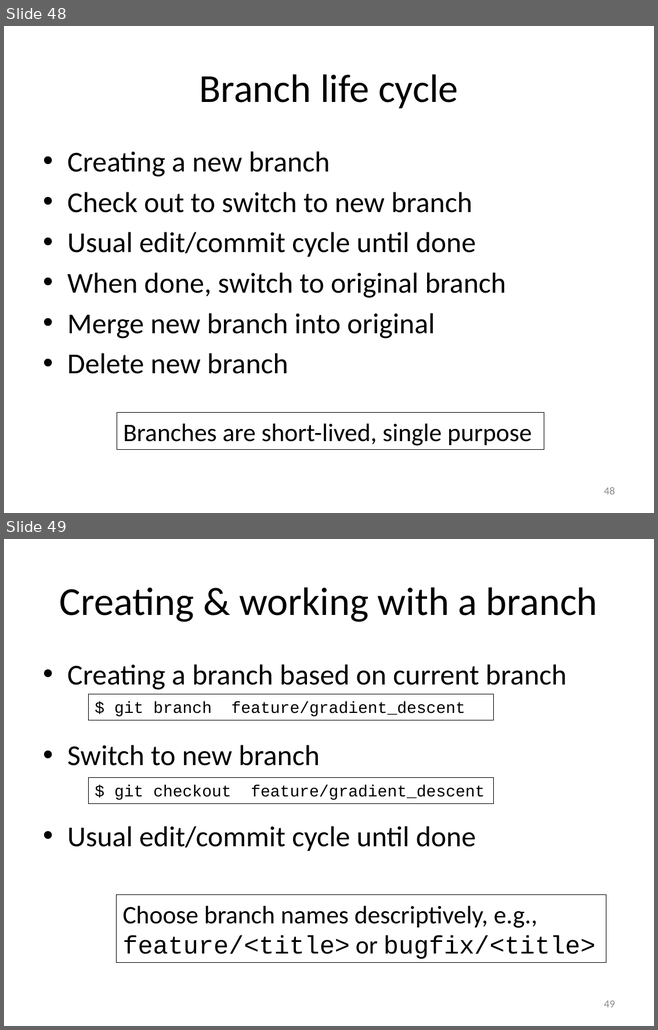
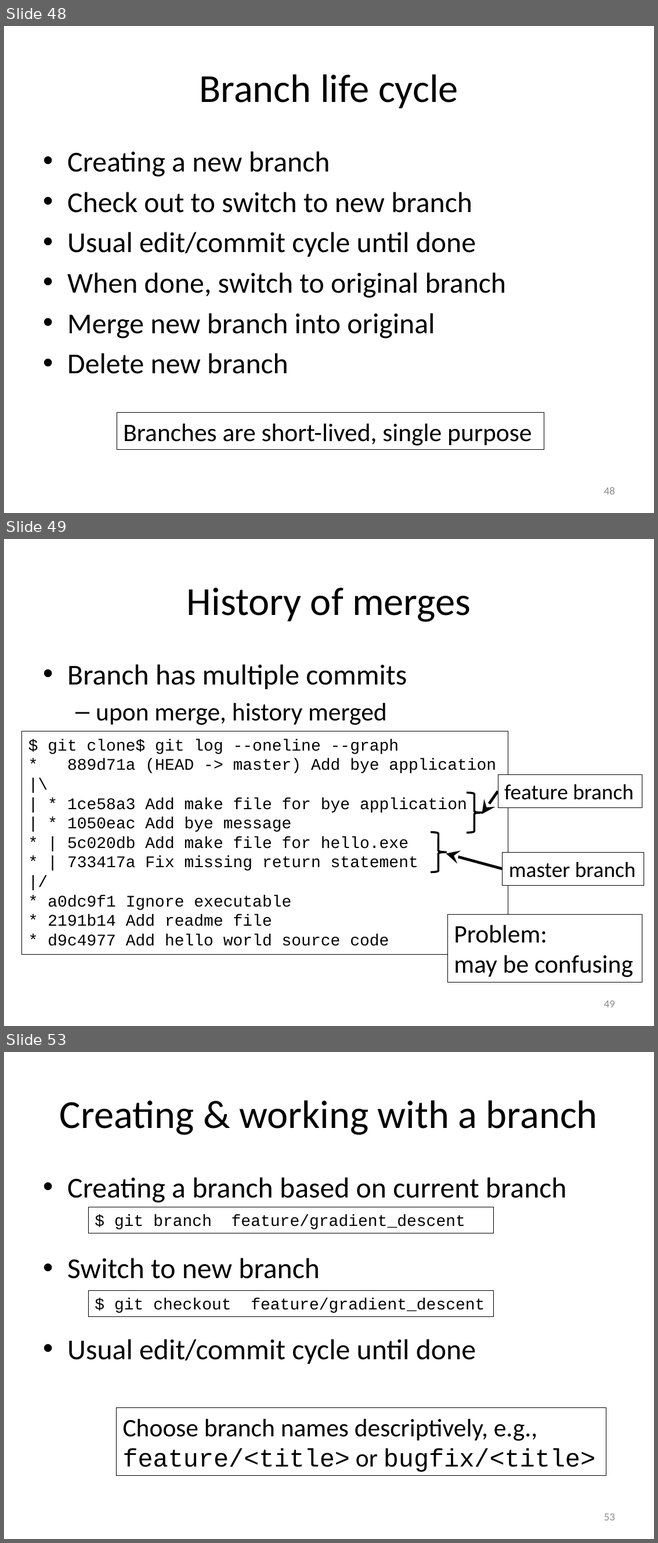
Before and after one commit to gjbex/training-material, a slide deck: LinuxTools/VersionControl/version_control_git.pptx. Shown one above the other, each under a label of ours: slides 48 and 49 before the commit, slides 48, 49 and 53 after it; the slides between them are not shown. The pictures are 658x1030 and 658x1543 pixels, drawn with LibreOffice and Linux fonts; fonts in the diff are those of the drawing. Boxes give left, top, right and bottom in pixels: in the first picture for what was removed or moved away, otherwise in the second. Text is boxed around its words. In the diff, an @@ line names an element or a change of style, - is before the commit and + after.

```diff
--- a/LinuxTools/VersionControl/version_control_git.pptx
+++ b/LinuxTools/VersionControl/version_control_git.pptx
@@ slide 49 added at <box>4,539,654,1026</box>, background #FFFFFF @@
@@ title added at <box>187,588,470,622</box>, 44 pt, text #000000 @@
+History of merges
@@ text added at <box>67,664,407,725</box>, 32 pt, text #000000 @@
+• Branch has multiple commits
+  – upon merge, history merged
@@ rectangle added at <box>22,732,508,954</box>, outline #000000 0.75 pt, 18 pt, text #000000 @@
+$ git clone$ git log --oneline --graph
+* 889d71a (HEAD -> master) Add bye application
+|\
+| * 1ce58a3 Add make file for bye application
+| * 1050eac Add bye message
+* | 5c020db Add make file for hello.exe
+* | 733417a Fix missing return statement
+|/
+* a0dc9f1 Ignore executable
+* 2191b14 Add readme file
+* d9c4977 Add hello world source code
@@ rectangle added at <box>498,775,641,808</box>, fill #FFFFFF, outline #000000 0.75 pt, 24 pt, text #000000 @@
+feature branch
@@ right brace added at <box>466,793,482,833</box>, outline #000000 2.25 pt @@
@@ arrow added from (498, 791) to (481, 815), #000000 3 pt @@
@@ right brace added at <box>430,832,446,873</box>, outline #000000 2.25 pt @@
@@ arrow added from (502, 869) to (446, 853), #000000 3 pt @@
@@ rectangle added at <box>502,853,643,885</box>, fill #FFFFFF, outline #000000 0.75 pt, 24 pt, text #000000 @@
+master branch
@@ rectangle added at <box>447,914,641,982</box>, fill #FFFFFF, outline #000000 0.75 pt, 28 pt, text #000000 @@
+Problem:
+may be confusing
@@ page number added at <box>604,1001,615,1008</box>, 12 pt, text #8C8C8C @@
+49
@@ what was slide 49 is now slide 53 @@
@@ page number at <box>604,1514,615,1521</box>: text changed @@
-49
+53
```
Also in this commit, not shown: 1 slide changed, 3 other slides added.
